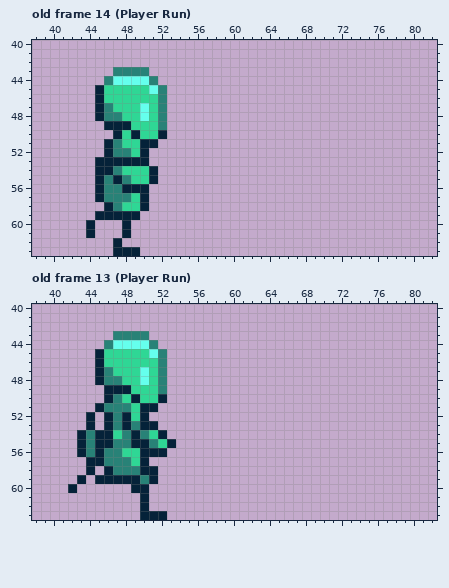
File history of a pixel-art file, GMTK Game Jam 2024/Assets/Sprites/Player.aseprite. Above: the version before the commit.
96x64 pixels, 43 frames. Shown: old frame 14 (Player Run): x 38..82, y 40..63; old frame 13 (Player Run): x 38..82, y 40..63. The commit also changed other frames, which this record leaves out.
After the commit:
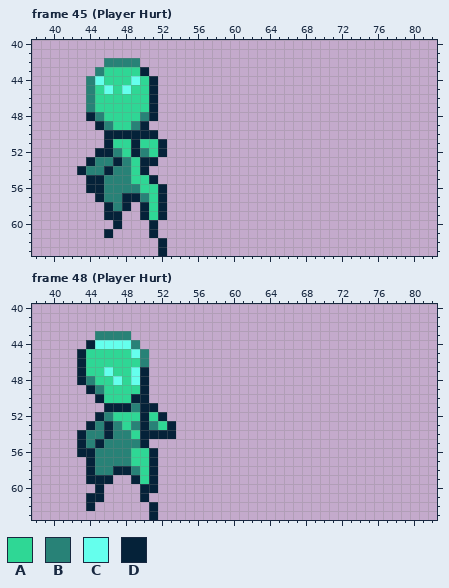
Palette (. is transparent): A #2fd795  B #288277  C #65ffed  D #052239
A new or re-ordered frame is compared with the old frame closest to it.
The exact change:
frames 43 -> 57
--- frame 45 (Player Hurt) is new; against old frame 14 (Player Run), layer "Layer 2"
@@ x 41..54 @@
 41 ..............
-42 ..............
-43 ......BBBB....
-44 .....BCCCCB...
-45 ....DAAAAACB..
-46 ....DAAAAAAB..
-47 ....DBAAACAB..
-48 ....DBBAACAB..
-49 .....DDDAAAB..
-50 ......DADAAD..
-51 .....DBAADD...
-52 .....DBBAD....
-53 ....DDDDDD....
-54 ....DDBAAAD...
-55 ....DBDBAAD...
-56 ....DBBDDD....
-57 ....DBBBAD....
-58 .....DBAAD....
-59 ....DDDDD.....
-60 ...D...D......
-61 ...D...D......
-62 ......D.......
-63 ......DDD.....
+42 .....BBBB.....
+43 ....BAAAAD....
+44 ...BCAAACAD...
+45 ...BACACAAD...
+46 ...BAAAAAAD...
+47 ...BAAAAAAD...
+48 ...DBAAAABD...
+49 ....DBAABD....
+50 .....DDDDDD...
+51 .....DAADAAD..
+52 ....DDBADBAD..
+53 ...DBBDBADD...
+54 ..DBBDBBAD....
+55 ...DDBBBAAD...
+56 ...DDBBBBAAD..
+57 ....DBBDDBAD..
+58 .....DBD.DAD..
+59 .....DD..DAD..
+60 ......D...D...
+61 .....D....D...
+62 ...........D..
+63 ...........D..
--- frame 48 (Player Hurt) is new; against old frame 13 (Player Run), layer "Layer 2"
@@ x 40..55 @@
 42 ................
-43 .......BBBB.....
-44 ......BCCCCB....
-45 .....DAAAAACB...
-46 .....DAAAAAAB...
-47 .....DBAAACAB...
-48 .....DBBAACAB...
-49 ......DDDAAAB...
-50 ......DBADAAD...
-51 .....DBBBADD....
-52 ....D.DBDAD.....
-53 ....D.DBDBDD....
-54 ...DBDDABDBAD...
-55 ...DBDDBBDDBAD..
-56 ...DBDBBAADDD...
-57 ....DDBBBAD.....
-58 ....D.DBBBDD....
-59 ...D.DDDDDBD....
-60 ..D......DD.....
-61 ..........D.....
-62 ..........D.....
-63 ..........DDD...
+43 .....BBBB.......
+44 ....DCCCCB......
+45 ...DAAAAACB.....
+46 ...DAAAAAAB.....
+47 ...DAACAACD.....
+48 ...DBAACACD.....
+49 ....DBAAAAD.....
+50 .....DAAADD.....
+51 ......DDDBDD....
+52 .....DBAAADAD...
+53 ....DBDBABDBAD..
+54 ...DBBDBBADDDD..
+55 ...DBDBBBBD.....
+56 ...DDBBBBAAD....
+57 ....DBBBBAAD....
+58 ....DBBDDBAD....
+59 ....DDD..DAD....
+60 .....D....DD....
+61 ....DD....D.....
+62 ....D......D....
+63 ...........D....
